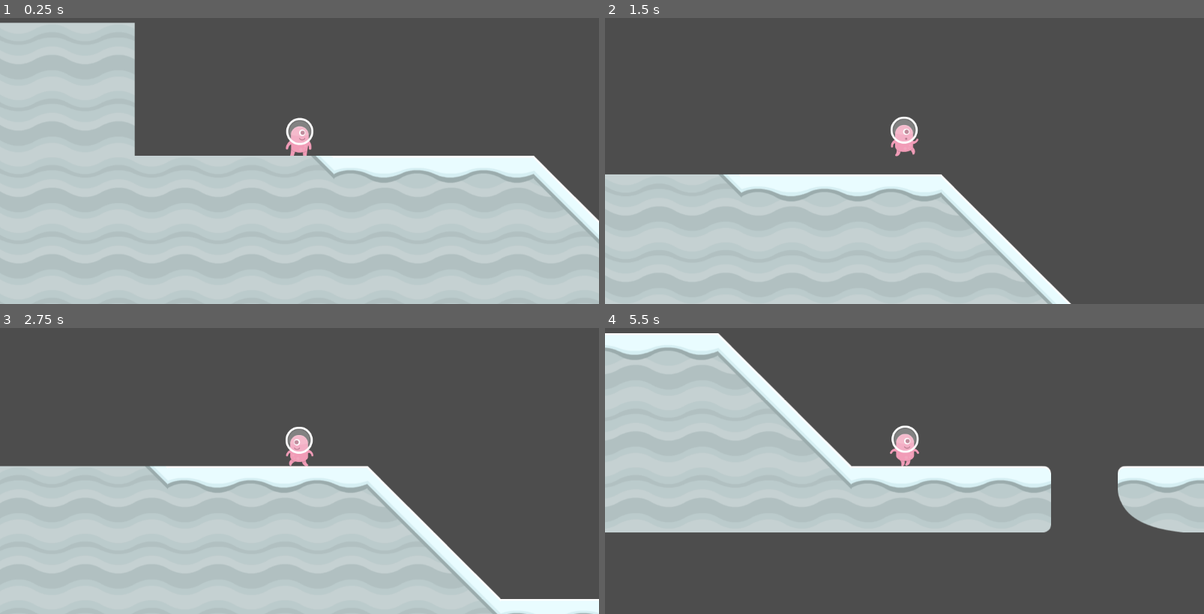
Above: before the commit, frames 1-4 (two rows, left to right).
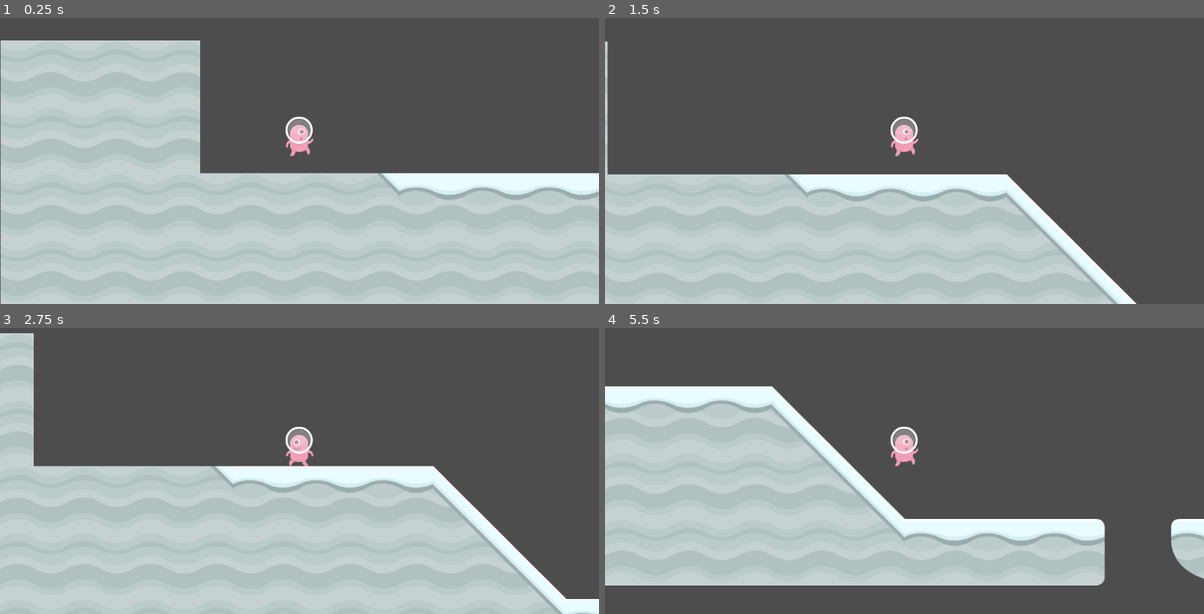
Above: after the commit, the same moments.

Repository: lizidelyx/tutorial_gamedev5
Game: Godot game, scene res://scenes/Level1.tscn
Two runs of this game, one before a commit and one after it. Both use one fixed random seed, a clock stepped at 60 frames per second and the inputs below.
Inputs:
- Up to frame 1 (0.25 s): no input
- Up to frame 2 (1.5 s): hold Right (right) from 0.53 s (still down); tap Space (jump) at 0.77 s
- Up to frame 3 (2.75 s): tap Space (jump) at 1.52 s; release Right (right) at 2.03 s; hold A (left) from 2.03 s (still down)
- Up to frame 4 (5.5 s): release A (left) at 2.78 s; hold Right (right) 2.78-4.28 s; tap Space (jump) at 3.02, 3.77, 4.52 s; hold A (left) 4.28-5.03 s; hold Right (right) from 5.03 s (still down)

The runs differ from the first frame. In frame 1, 13% of the frame differs, in the area x 0-100%, y 1-100%; in frame 2, 7.5%; in frame 3, 11%; in frame 4, 33%, in the area x 0-100%, y 1-91%.

Commit message:
winscreen

Diff:
--- a/scenes/Level1.tscn
+++ b/scenes/Level1.tscn
@@ -1,6 +1,8 @@
-[gd_scene load_steps=11 format=4 uid="uid://yqmk0vpvnyxr"]
+[gd_scene load_steps=13 format=4 uid="uid://yqmk0vpvnyxr"]
 
 [ext_resource type="PackedScene" uid="uid://bc2fujtl13g10" path="res://scenes/Player.tscn" id="1"]
+[ext_resource type="Texture2D" uid="uid://chgqimvh7rdh6" path="res://assets/Familiar Looking Rocket.png" id="1_v7c66"]
+[ext_resource type="PackedScene" uid="uid://bcmuk0dabelcb" path="res://scenes/WinTrigger.tscn" id="2_6t360"]
 [ext_resource type="Texture2D" uid="uid://cluh2ekc38ktx" path="res://assets/kenney_platformerpack/Spritesheets/spritesheet_gr_dirt.png" id="2_hwphi"]
 [ext_resource type="Texture2D" uid="uid://76hi8rt1miuo" path="res://assets/kenney_platformerpack/Spritesheets/spritesheet_gr_grass.png" id="3_fwrpg"]
 [ext_resource type="Texture2D" uid="uid://pgvs2eknvuao" path="res://assets/kenney_platformerpack/Spritesheets/spritesheet_gr_planet.png" id="4_1dgoi"]
@@ -122,11 +124,23 @@
 
 [node name="Level1" type="Node2D"]
 
+[node name="Sprite2D" type="Sprite2D" parent="."]
+light_mask = 3
+visibility_layer = 3
+position = Vector2(3065, 91)
+scale = Vector2(0.799003, 0.683505)
+texture = ExtResource("1_v7c66")
+
+[node name="Area2D" parent="Sprite2D" instance=ExtResource("2_6t360")]
+position = Vector2(-5.00624, 33.6501)
+
 [node name="Player" parent="." instance=ExtResource("1")]
-position = Vector2(445, 209)
+position = Vector2(319, 151)
 collision_layer = 3
 collision_mask = 3
 
 [node name="TileMapLayer" type="TileMapLayer" parent="."]
 tile_map_data = PackedByteArray("AAACAAIAAwABAAAAAAABAAIAAwABAAAAAAAAAAEAAwABAAAAAAAAAAIAAwABAAAAAAADAAIAAwAHAAAAAAAEAA …(800 unchanged characters)…
 tile_set = SubResource("TileSet_nswr5")
+
+[connection signal="body_entered" from="Sprite2D/Area2D" to="Player" method="_on_area_2d_body_entered"]
--- /dev/null
+++ b/scenes/LoseTrigger.tscn
@@ -0,0 +1,10 @@
+[gd_scene load_steps=2 format=3 uid="uid://rgnwqhij4ie8"]
+
+[sub_resource type="RectangleShape2D" id="RectangleShape2D_p8e60"]
+size = Vector2(588, 20)
+
+[node name="Area2D" type="Area2D"]
+
+[node name="CollisionShape2D" type="CollisionShape2D" parent="."]
+position = Vector2(284, 0)
+shape = SubResource("RectangleShape2D_p8e60")
--- /dev/null
+++ b/scenes/WInArea.gd
@@ -0,0 +1,8 @@
+extends Area2D
+
+@export var sceneName: String = "WinScreen"  # Nama scene tujuan
+
+
+func _on_body_entered(body: Node2D) -> void:
+	if body.get_name() == "Player":
+		get_tree().change_scene_to_file(str("res://scenes/" + sceneName + ".tscn")) # Replace with function body.
--- a/scenes/WinScreen.tscn
+++ b/scenes/WinScreen.tscn
@@ -1,6 +1,6 @@
 [gd_scene load_steps=2 format=3 uid="uid://cvqwi2hxp6stt"]
 
-[ext_resource type="Texture2D" uid="uid://d0xi3jghkp5hk" path="res://Assets/Keanu.png" id="1"]
+[ext_resource type="Texture2D" uid="uid://d0xi3jghkp5hk" path="res://assets/Keanu.png" id="1"]
 
 [node name="WinScreen" type="Sprite2D"]
 position = Vector2(512.329, 294.151)
--- /dev/null
+++ b/scenes/WinTrigger.tscn
@@ -0,0 +1,17 @@
+[gd_scene load_steps=3 format=3 uid="uid://bcmuk0dabelcb"]
+
+[ext_resource type="Script" path="res://scenes/WInArea.gd" id="1_0ap48"]
+
+[sub_resource type="RectangleShape2D" id="RectangleShape2D_jrlit"]
+size = Vector2(259, 398)
+
+[node name="Area2D" type="Area2D"]
+collision_layer = 3
+collision_mask = 3
+script = ExtResource("1_0ap48")
+
+[node name="CollisionShape2D" type="CollisionShape2D" parent="."]
+position = Vector2(2.5, 37)
+shape = SubResource("RectangleShape2D_jrlit")
+
+[connection signal="body_entered" from="." to="." method="_on_body_entered"]
